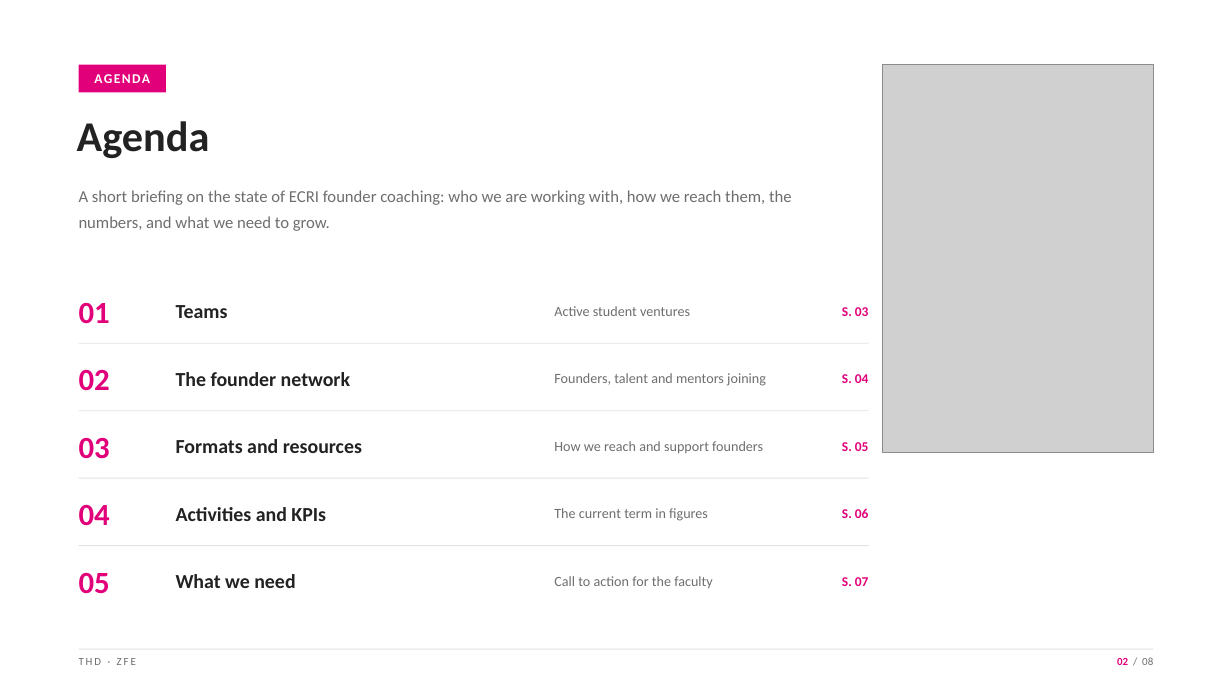
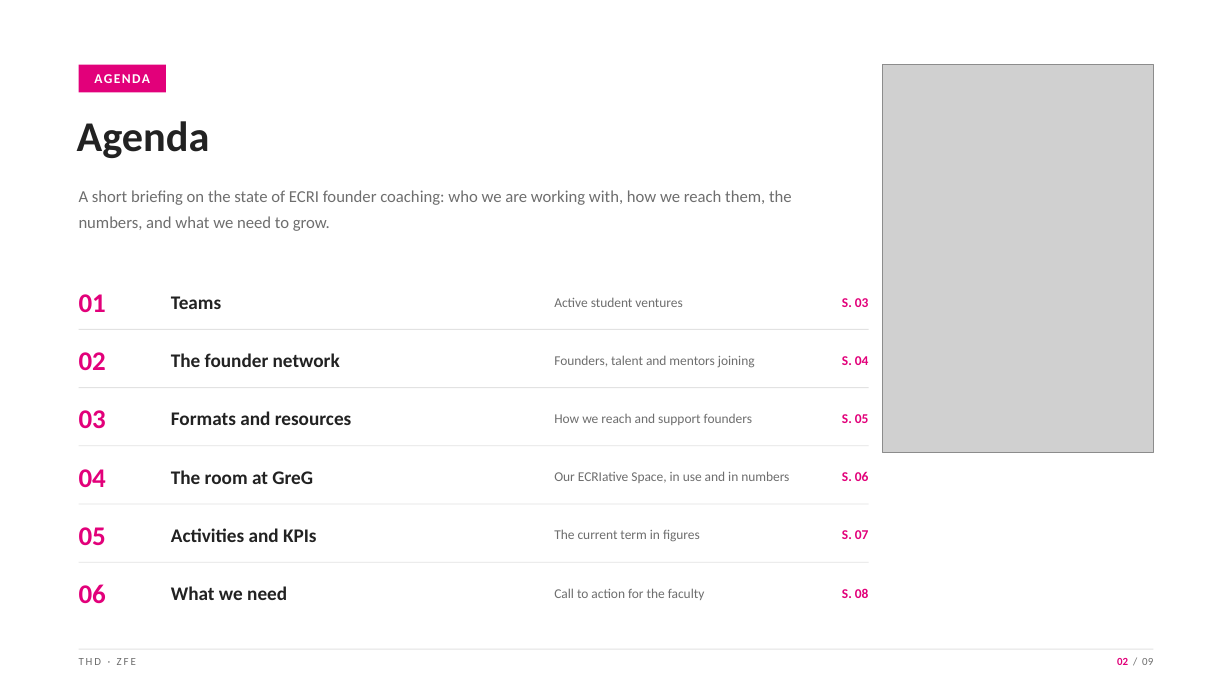
Before and after one commit to MohdAbuRezeq/angrybirds, a slide deck: slide 2 of presentation/ECRI_Faculty_Board_Briefing_ZfE.pptx. Drawn at 1232x693 pixels with LibreOffice and Linux fonts; fonts in the diff are those of the drawing; grey boxes stand for pictures. Boxes give left, top, right and bottom in pixels: in the first picture for what was removed or moved away, otherwise in the second. Text is boxed around its words. In the diff, an @@ line names an element or a change of style, - is before the commit and + after.

```diff
--- a/presentation/ECRI_Faculty_Board_Briefing_ZfE.pptx
+++ b/presentation/ECRI_Faculty_Board_Briefing_ZfE.pptx
@@ text "S. 03": place and size @@
-text "S. 03" at (842, 307, 869, 316)
+text "S. 03" at (842, 298, 869, 307)
@@ rectangle: place and size @@
-rectangle at (79, 343, 869, 344)
+rectangle at (79, 329, 869, 330)
@@ text "02": place and size @@
-text "02" at (79, 369, 110, 391)
+text "02" at (79, 352, 106, 370)
@@ text "The founder network": place and size @@
-text "The founder network" at (176, 372, 350, 386)
+text "The founder network" at (171, 353, 340, 367)
@@ text "Founders, talent and mentors joining": place and size @@
-text "Founders, talent and mentors joining" at (554, 373, 766, 386)
+text "Founders, talent and mentors joining" at (554, 355, 755, 367)
@@ text "S. 04": place and size @@
-text "S. 04" at (842, 374, 869, 383)
+text "S. 04" at (842, 356, 869, 365)
@@ text "03": place and size @@
-text "03" at (79, 437, 110, 459)
+text "03" at (79, 410, 106, 428)
@@ rectangle: place and size @@
-rectangle at (79, 410, 869, 411)
+rectangle at (79, 387, 869, 388)
@@ text "Formats and resources": place and size @@
-text "Formats and resources" at (176, 439, 362, 453)
+text "Formats and resources" at (171, 411, 352, 425)
@@ text "How we reach and support ...": place and size @@
-text "How we reach and support ..." at (554, 441, 763, 453)
+text "How we reach and support ..." at (554, 413, 752, 425)
@@ text "S. 05": place and size @@
-text "S. 05" at (842, 442, 869, 451)
+text "S. 05" at (842, 414, 869, 423)
@@ text "04": place and size @@
-text "04" at (79, 504, 110, 526)
+text "04" at (79, 469, 106, 487)
@@ rectangle: place and size @@
-rectangle at (79, 478, 869, 479)
+rectangle at (79, 445, 869, 446)
@@ text "S. 06": place and size @@
-text "S. 06" at (842, 508, 869, 518)
+text "S. 06" at (842, 471, 869, 481)
@@ text added at (171, 470, 313, 484), 15 pt, text #222222, bold @@
+The room at GreG
@@ text added at (554, 471, 789, 483), 10.5 pt, text #6E6E6E @@
+Our ECRIative Space, in use and in numbers
@@ size 24 to 21 pt in 5 elements at (79, 294, 106, 312), (79, 352, 106, 370), (79, 410, 106, 428), (79, 469, 106, 487), (79, 527, 106, 545) @@
@@ text "05": place and size @@
-text "05" at (79, 572, 110, 594)
+text "05" at (79, 527, 106, 545)
@@ rectangle: place and size @@
-rectangle at (79, 545, 869, 546)
+rectangle at (79, 504, 869, 505)
@@ size 15.5 to 15 pt in 5 elements at (171, 296, 221, 309), (171, 353, 340, 367), (171, 411, 352, 425), (171, 586, 287, 600), (171, 528, 317, 542) @@
@@ text "Activities and KPIs": place and size @@
-text "Activities and KPIs" at (176, 507, 326, 521)
+text "Activities and KPIs" at (171, 528, 317, 542)
@@ size 11 to 10.5 pt in 5 elements at (554, 298, 682, 307), (554, 355, 755, 367), (554, 413, 752, 425), (554, 588, 705, 600), (554, 529, 700, 541) @@
@@ text "The current term in figures": place and size @@
-text "The current term in figures" at (554, 508, 708, 521)
+text "The current term in figures" at (554, 529, 700, 541)
@@ text "S. 07": place and size @@
-text "S. 07" at (842, 577, 869, 586)
+text "S. 07" at (842, 530, 869, 539)
@@ rectangle added at (79, 562, 869, 563), fill #E2E2E2 @@
@@ text "What we need": place and size @@
-text "What we need" at (176, 574, 295, 588)
+text "What we need" at (171, 586, 287, 600)
@@ text "Call to action for the ...": place and size @@
-text "Call to action for the ..." at (554, 576, 713, 588)
+text "Call to action for the ..." at (554, 588, 705, 600)
@@ text added at (79, 584, 106, 604), 21 pt, text #E2007A, bold @@
+06
@@ text added at (842, 588, 869, 598), 10.5 pt, text #E2007A, bold @@
+S. 08
```
Also in this commit, not shown: 7 other slides changed, 1 slide added, 1 other file.
